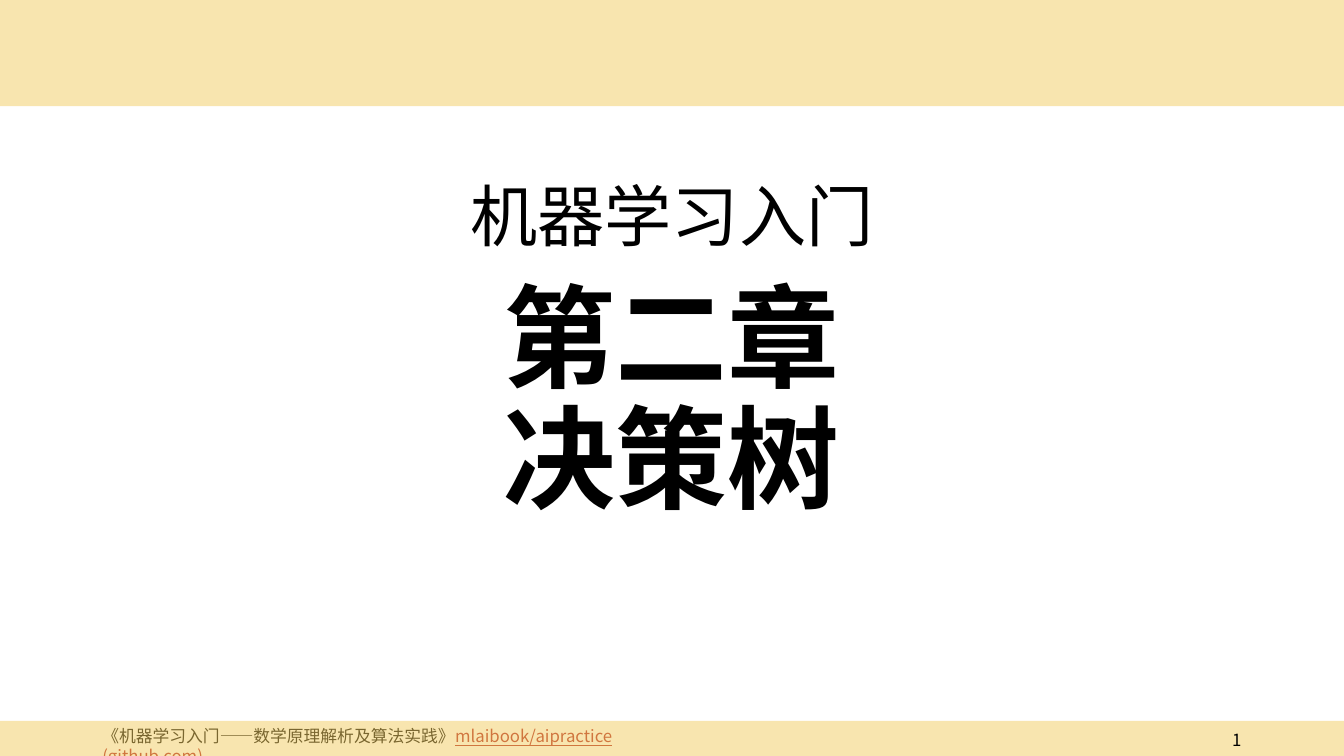
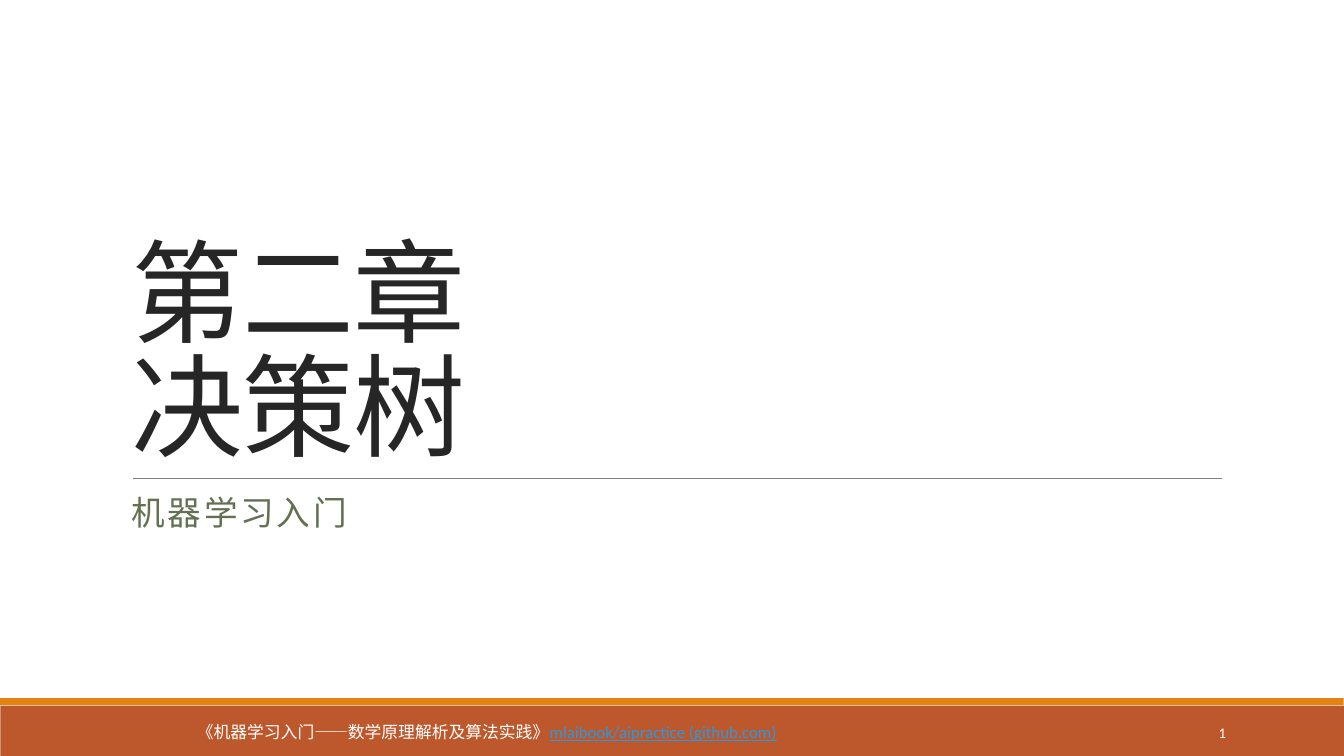
Before and after one commit to mlaibook/mlaibook.github.io, a slide deck: slide 1 of assets/slides/ch2-decision-tree.pptx. Drawn at 1344x756 pixels with LibreOffice and Linux fonts; fonts in the diff are those of the drawing. Boxes give left, top, right and bottom in pixels: in the first picture for what was removed or moved away, otherwise in the second. Text is boxed around its words. In the diff, an @@ line names an element or a change of style, - is before the commit and + after.

```diff
--- a/assets/slides/ch2-decision-tree.pptx
+++ b/assets/slides/ch2-decision-tree.pptx
@@ rectangle removed at box(0, 0, 1344, 106) @@
@@ title "第二章 决策树": place and size @@
-title "第二章 决策树" at box(504, 282, 840, 510)
+title "第二章 决策树" at box(131, 238, 466, 457)
@@ title "第二章 决策树" at box(131, 238, 466, 457): font Arial to Calibri, text colour #000000 to #262626, letter spacing 0 to -0.5 pt, bold off; alignment centre to left; line spacing 0.9 to 0.85; vertical alignment top to bottom @@
@@ line added from (133, 479) to (1222, 479), #808080 0.5 pt @@
@@ subtitle "机器学习入门": place and size @@
-subtitle "机器学习入门" at box(470, 184, 873, 247)
+subtitle "机器学习入门" at box(131, 496, 347, 528)
@@ subtitle "机器学习入门" at box(131, 496, 347, 528): size 48 to 24 pt, font Noto Sans CJK SC to Calibri, text colour #000000 to #637052, letter spacing 0 to 2 pt; alignment centre to left; more space between paragraphs; vertical alignment bottom to top @@
@@ rectangle: place and size @@
-rectangle at box(0, 721, 1344, 756)
+rectangle at box(0, 706, 1344, 756)
@@ rectangle at box(0, 706, 1344, 756): fill #F3CD60 at 50% opacity to #BD582C @@
@@ rectangle added at box(0, 699, 1344, 706), fill #E48312 @@
@@ text "《机器学习入门——数学原理解析及算法实践》mlaibook/aipractice (github.com)": place and size @@
-text "《机器学习入门——数学原理解析及算法实践》mlaibook/aipractice (github.com)" at box(102, 728, 612, 746)
+text "《机器学习入门——数学原理解析及算法实践》mlaibook/aipractice (github.com)" at box(197, 724, 776, 741)
@@ text "《机器学习入门——数学原理解析及算法实践》mlaibook/aipractice (github.com)" at box(197, 724, 776, 741): font Noto Sans CJK SC to Calibri; text colour #000000 to #FFFFFF in "《机器学习入门——数学原理解析及算法实践》mlaibook/aipractice"; text colour #AD1F1F to #2998E3 in "《机器学习入门——数学原理解析及算法实践》mlaibook/aipractice (github.com)" @@
@@ page number: place and size @@
-page number at box(1232, 733, 1241, 746)
+page number at box(1219, 728, 1226, 738)
@@ page number at box(1219, 728, 1226, 738): size 12 to 10.5 pt, font Noto Sans CJK SC to Calibri, text colour #000000 to #FFFFFF @@
```
Also in this commit, not shown: 9 other slides changed, 5 other files.
